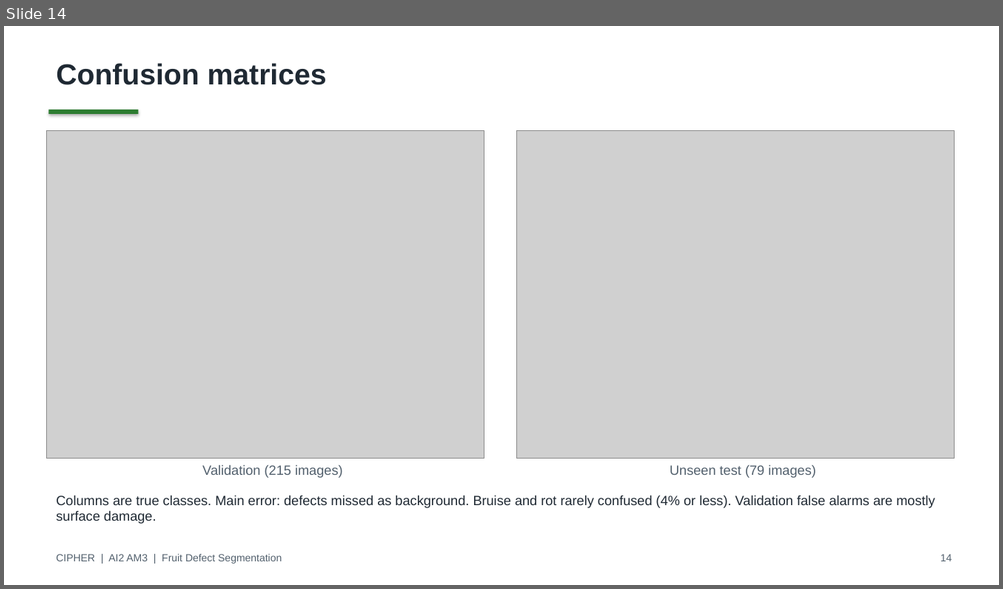
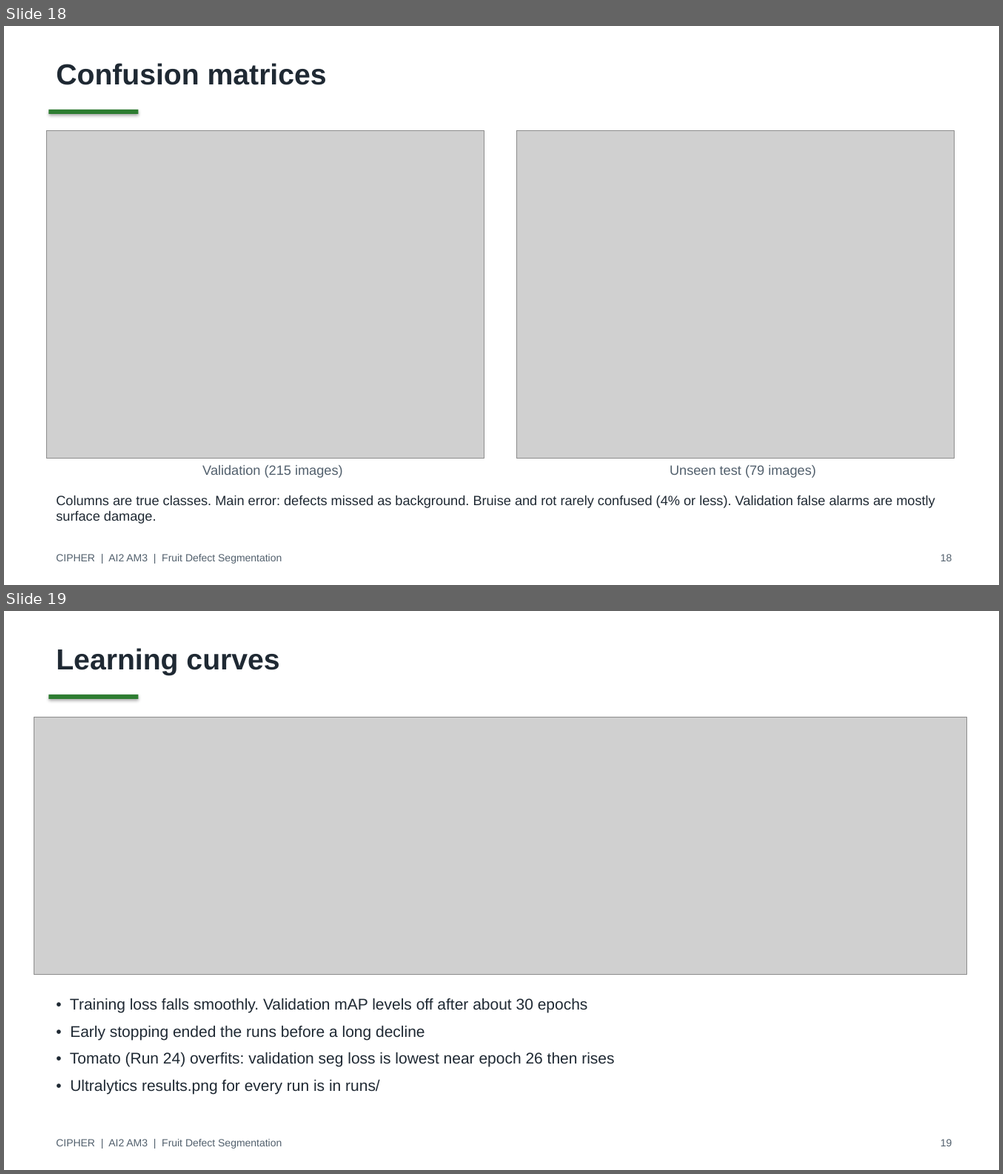
Before and after one commit to deangg/instancesegmentation, a slide deck: slides/CIPHER_AI2_Final_Defense.pptx. Shown one above the other, each under a label of ours: slide 14 before the commit, slides 18 and 19 after it. The pictures are 1003x589 and 1003x1174 pixels, drawn with LibreOffice and Linux fonts; fonts in the diff are those of the drawing; grey boxes stand for pictures. Boxes give left, top, right and bottom in pixels: in the first picture for what was removed or moved away, otherwise in the second. Text is boxed around its words. In the diff, an @@ line names an element or a change of style, - is before the commit and + after.

```diff
--- a/slides/CIPHER_AI2_Final_Defense.pptx
+++ b/slides/CIPHER_AI2_Final_Defense.pptx
@@ slide 19 added at bbox=[4, 611, 999, 1170], background #FFFFFF @@
@@ text added at bbox=[56, 648, 279, 675], 28 pt, text #1F2933, bold @@
+Learning curves
@@ rectangle added at bbox=[48, 695, 138, 699], fill #2E7D32 @@
@@ picture added at bbox=[34, 717, 967, 975] @@
@@ text added at bbox=[70, 998, 614, 1094], 15 pt, text #1F2933 @@
+• Training loss falls smoothly. Validation mAP levels off after about 30 epochs
+• Early stopping ended the runs before a long decline
+• Tomato (Run 24) overfits: validation seg loss is lowest near epoch 26 then rises
+• Ultralytics results.png for every run is in runs/
@@ text added at bbox=[56, 1139, 282, 1149], 10 pt, text #52606D @@
+CIPHER | AI2 AM3 | Fruit Defect Segmentation
@@ text added at bbox=[940, 1139, 952, 1147], 10 pt, text #52606D @@
+19
@@ what was slide 14 is now slide 18 @@
@@ slide 18 changed as well @@
@@ text at bbox=[940, 554, 952, 562]: text changed @@
-14
+18
```
Also in this commit, not shown: 21 other slides changed, 6 other slides added, 18 other files.
